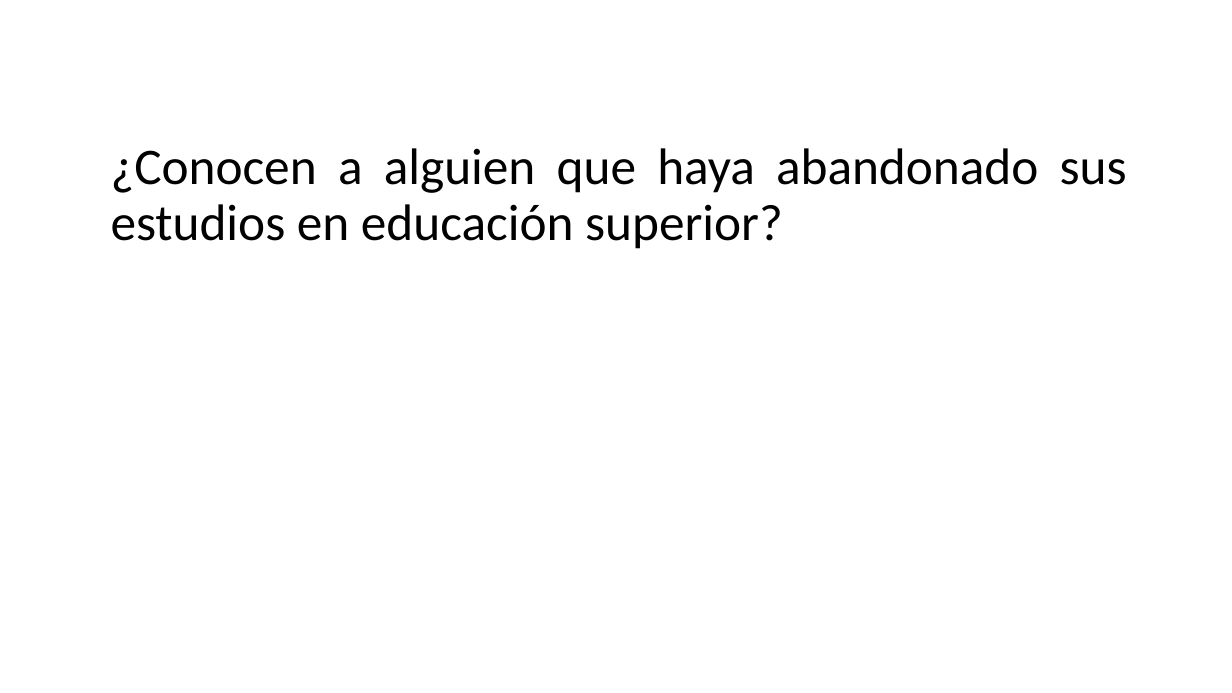
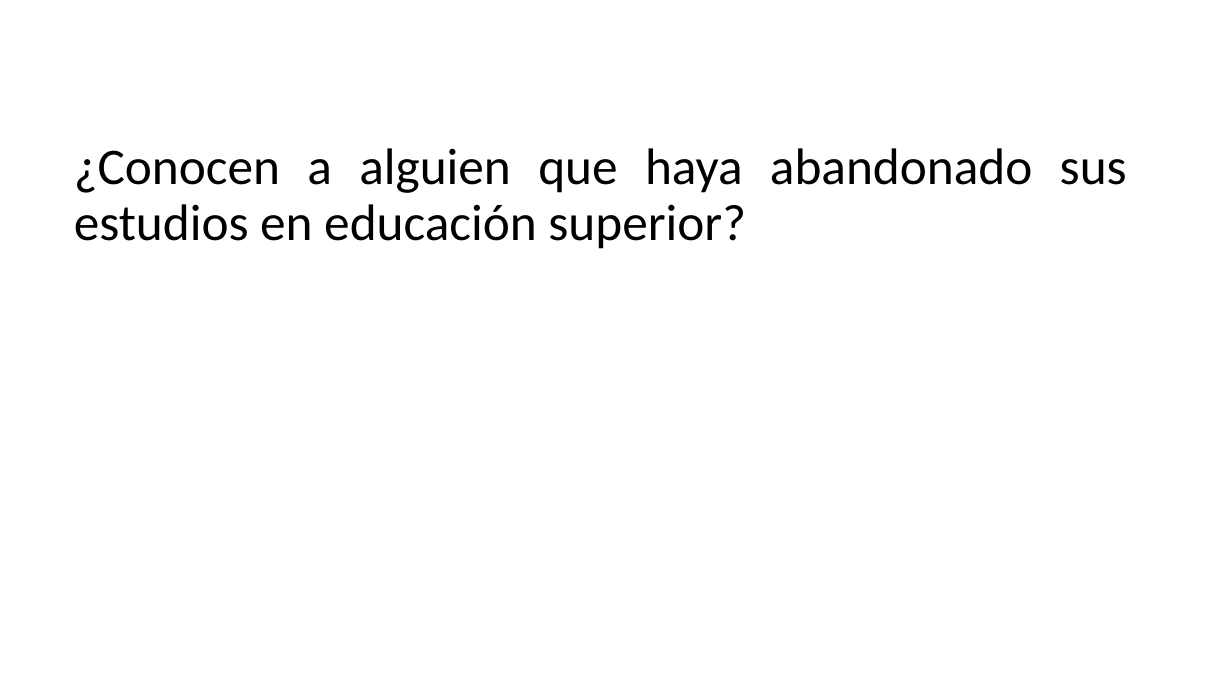
Before and after one commit to BrayanNovoa/uniminuto, a slide deck: slide 3 of expo/expo.pptx. Drawn at 1232x693 pixels with LibreOffice and Linux fonts; fonts in the diff are those of the drawing; background and template pictures are left out. Boxes give left, top, right and bottom in pixels: in the first picture for what was removed or moved away, otherwise in the second. Text is boxed around its words. In the diff, an @@ line names an element or a change of style, - is before the commit and + after.

```diff
--- a/expo/expo.pptx
+++ b/expo/expo.pptx
@@ text "¿Conocen a alguien que haya ..." rewrapped from <box>111,148,1127,249</box> to <box>74,148,1127,249</box> @@
```
Also in this commit, not shown: 7 other slides changed, 5 other files.
